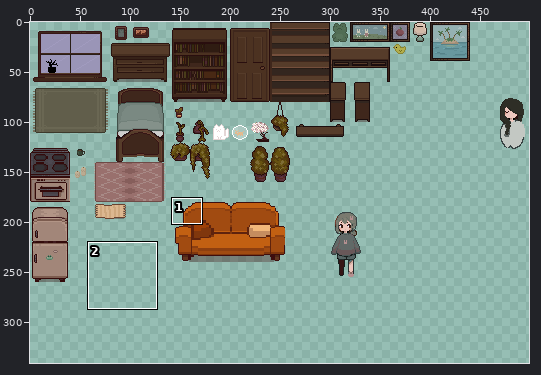
Two states of a sprite sheet, Assets/Sprites/Tileset/furniture_1.png. Above: a wide view before the commit, with the close-up outlined.
Close-up. Earlier state:
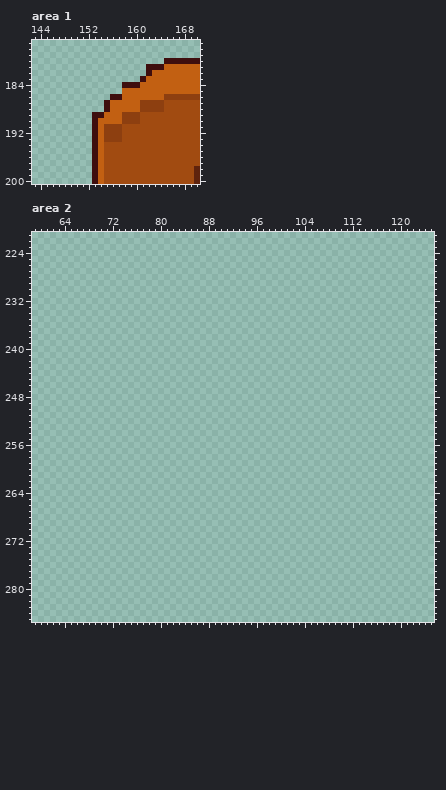
The file is 500x500 pixels. Colours within 5 levels of each other are drawn and written as one. Shown: area 1: x 143..170, y 177..200; area 2: x 59..125, y 221..285. The wide view leaves out empty margins. The commit also changed other parts of the picture, which this record leaves out.
After:
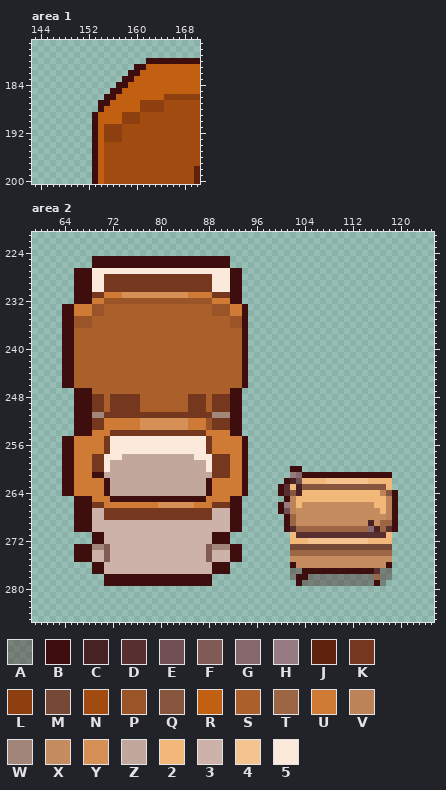
Palette (. is transparent): A #3e0e0e59  B #3e0e0e  C #472123  D #582f31  E #724f54  F #805b56  G #87696d  H #967c82  J #5f230d  K #75371d  L #8d3f10  M #764936  N #a14b11  P #9b5428  Q #88563f  R #c26012  S #ab602c  T #9c6645  U #cf7b36  V #bb8357  W #a28679  X #c58d5f  Y #d68f54  Z #c2a79d  2 #f2b87a  3 #ccb2a8  4 #f4c38e  5 #fbe9dc
What changed:
Area 1:
y 180: x 162..164 ... -> BBB
y 181: x 160..164 ..BBB -> BBRRR
y 182: x 159..162 ...B -> BBRR
y 183: x 158..161 ...B -> BBRR
y 184: x 157 . -> B; x 159..160 BB -> RR
y 185: x 156..157 .. -> BB
y 186: x 155 . -> B; x 157 B -> R
y 187: x 154 . -> B
y 188: x 154..155 .B -> BR
y 189: x 154 B -> R
Area 2:
y 225..226: x 69..91 ....................... -> BBBBBBBBBBBBBBBBBBBBBBB
y 227: x 66..93 ............................ -> BBB55555555555555555555555BB
y 228..230: x 66..93 ............................ -> BBB55KKKKKKKKKKKKKKKKKK555BB
y 231: x 66..93 ............................ -> BBBKKUUUYYYYYYYYYYYUUUUKKKBB
y 232: x 66..93 ............................ -> BBBUUPPPPPPPPPPPPPPPPPPUUUBB
y 233..234: x 64..94 ............................... -> BBUUUPPSSSSSSSSSSSSSSSSSSPPPUUB
y 235..236: x 64..94 ............................... -> BBPPPSSSSSSSSSSSSSSSSSSSSSSSPPB
y 237..246: x 64..94 ............................... -> BBSSSSSSSSSSSSSSSSSSSSSSSSSSSSB
y 247: x 66..93 ............................ -> BBBSSSSSSSSSSSSSSSSSSSSSSSBB
y 248..250: x 66..93 ............................ -> BBBKKSKKKKKSSSSSSSSKKKSKKKBB
y 251: x 66..93 ............................ -> BBBWWKKKKKKKKKKKKKKKKKKWWWBB
y 252..253: x 66..93 ............................ -> BBBKKUUUUUUYYYYYYYYUUUPKKKBB
y 254: x 66..93 ............................ -> BBBUUUKKKKKKKKKKKKKKKKUUUUBB
y 255..257: x 64..94 ............................... -> BBUUUUUK5555555555555555KUUUUUB
y 258: x 64..94 ............................... -> BBUUUKK555ZZZZZZZZZZZZ555KKKUUB
y 259: x 64..94 ............................... -> BBUUUKK5ZZZZZZZZZZZZZZZZ5KKKUUB
y 260: x 64..94 ............................... -> BBUUUKK5ZZZZZZZZZZZZZZZZ5KKKUUB; x 102..103 .. -> BB
y 261: x 64..94 ............................... -> BBUUUBBZZZZZZZZZZZZZZZZZZKKKUUB; x 102..118 ................. -> HGBBBBBBBBBBBBBBB
y 262: x 64..94 ............................... -> BBUUUUUBZZZZZZZZZZZZZZZZBUUUUUB; x 101..118 .................. -> BCE222244444442222
y 263: x 64..94 ............................... -> BBUUUUUBZZZZZZZZZZZZZZZZBUUUUUB; x 100..118 ................... -> BD2CQQQQQQQQQQQQQQ2
y 264: x 64..94 ............................... -> BBUUUUUBZZZZZZZZZZZZZZZZBUUUUUB; x 100..119 .................... -> BDQC2222222222222VQB
y 265: x 66..93 ............................ -> BBBUUUBBBBBBBBBBBBBBBBUUUUBB; x 101..119 ................... -> BV222222222222222VB
y 266: x 66..93 ............................ -> BBBKKUUUUUUUUUYYYYYYUUUKKKBB; x 100..119 .................... -> BHV2XXXXXXXXXXXX22VB
y 267: x 66..93 ............................ -> BBB33KKKKKKKKKKKKKKKKKK333BB; x 100..119 .................... -> BEVXXXXXXXXXXXXXX2VB
y 268: x 66..93 ............................ -> BBB33KKKKKKKKKKKKKKKKKK333BB; x 101..119 ................... -> BTXXXXXXXXXXXXXXXVB
y 269: x 66..93 ............................ -> BBB33333333333333333333333BB; x 101..119 ................... -> BTXXXXXXXXXXXXCXTTB
y 270: x 66..93 ............................ -> BBB33333333333333333333333BB; x 101..119 ................... -> BDTTTTTTTTTTTTGCTDB
y 271: x 69..91 ....................... -> BB333333333333333333BBB; x 102..118 ................. -> 2DDDDDDDDDDDDDDD2
y 272: x 69..91 ....................... -> BB333333333333333333BBB; x 102..118 ................. -> 22244444444442222
y 273: x 66..93 ............................ -> BBBWWF3333333333333333FWWWBB; x 102..118 ................. -> MMMMMMMMMMMMMMMMM
y 274: x 66..93 ............................ -> BBB33F3333333333333333F333BB; x 102..118 ................. -> TTTTTTTTTTTTTTTTT
y 275: x 66..93 ............................ -> BBB33F3333333333333333F333BB; x 102..118 ................. -> XXXXXXXXXXXXXXXXX
y 276: x 69..91 ....................... -> BB333333333333333333BBB; x 102..118 ................. -> BXXXXXXXXXXXXXXXB
y 277: x 69..91 ....................... -> BB333333333333333333BBB; x 102..118 ................. -> AABBBBBBBBBBBBDAA
y 278: x 71..88 .................. -> BBBBBBBBBBBBBBBBBB; x 102..118 ................. -> ABBAAAAAAAAAAATAA
y 279: x 71..88 .................. -> BBBBBBBBBBBBBBBBBB; x 103..117 ............... -> BAAAAAAAAAAAABA
